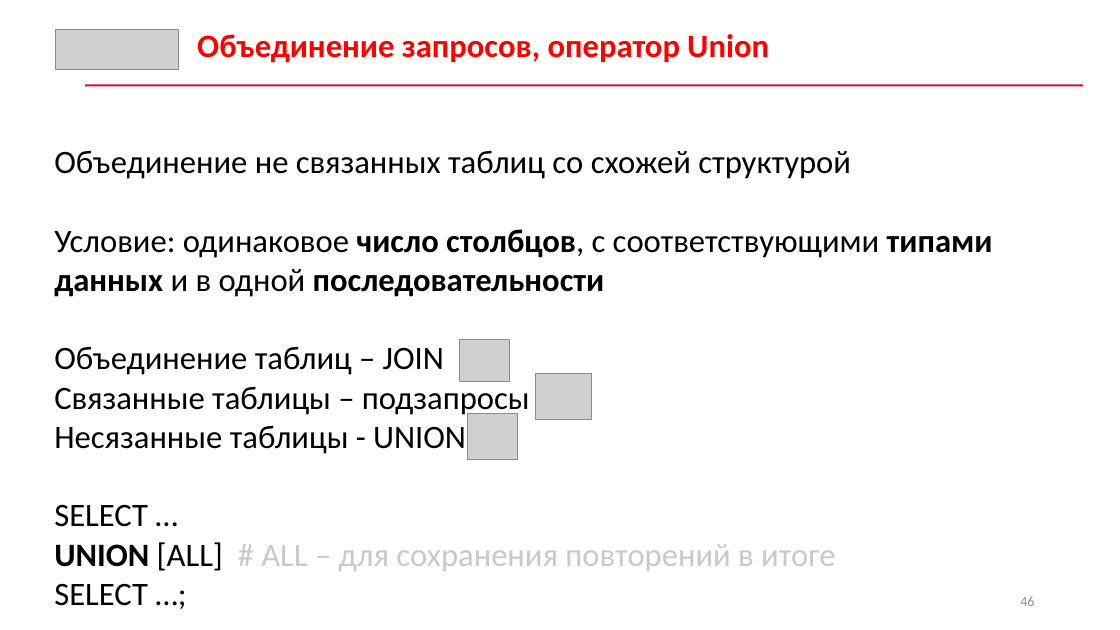
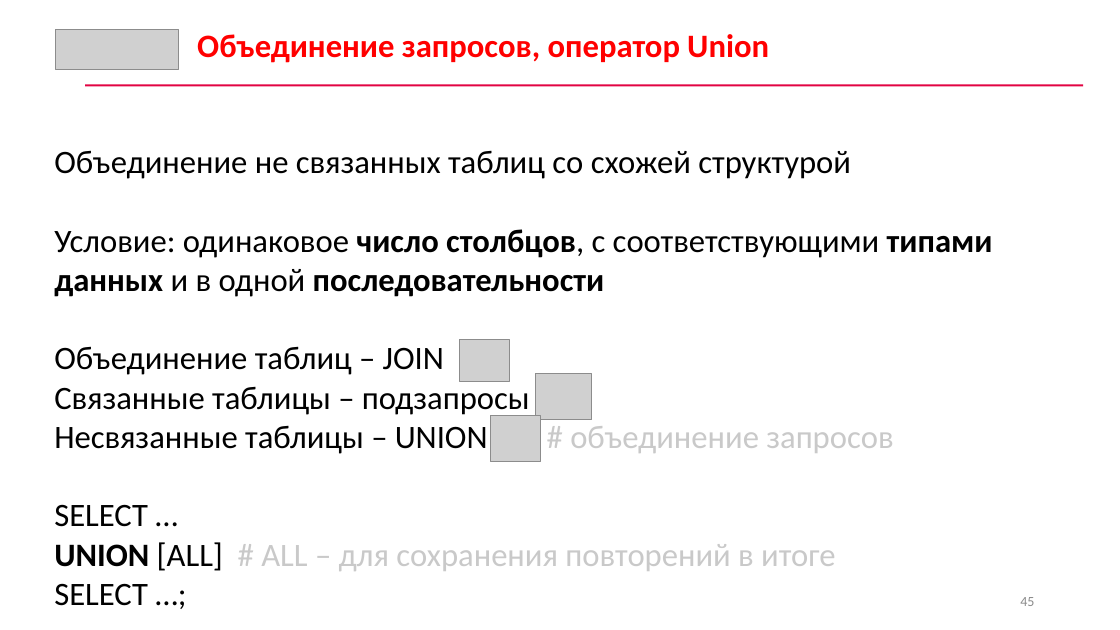
Before and after one commit to CyberLympha/data-analyze-for-cybersecurity, a slide deck: slide 45 of Лекции/3/Лекция 3 Методы хранения и анализа информации.pptx (slide 46 before the commit). Drawn at 1120x630 pixels with LibreOffice and Linux fonts; fonts in the diff are those of the drawing; grey boxes stand for pictures. Boxes give left, top, right and bottom in pixels: in the first picture for what was removed or moved away, otherwise in the second. Text is boxed around its words. In the diff, an @@ line names an element or a change of style, - is before the commit and + after.

```diff
--- a/Лекции/3/Лекция 3 Методы хранения и анализа информации.pptx
+++ b/Лекции/3/Лекция 3 Методы хранения и анализа информации.pptx
@@ picture moved from (x1=468, y1=414, x2=518, y2=460) to (x1=491, y1=415, x2=541, y2=461) @@
@@ text at (x1=54, y1=425, x2=893, y2=454): text changed @@
-Несязанные таблицы - UNION
+Несвязанные таблицы – UNION # объединение запросов
```
Also in this commit, not shown: 6 other slides changed, 1 slide removed.
